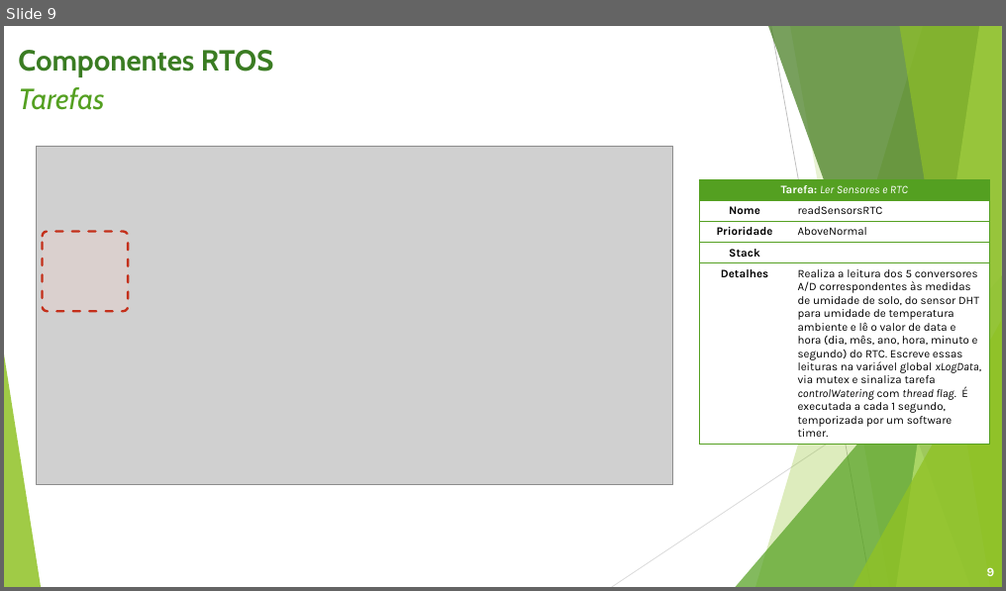
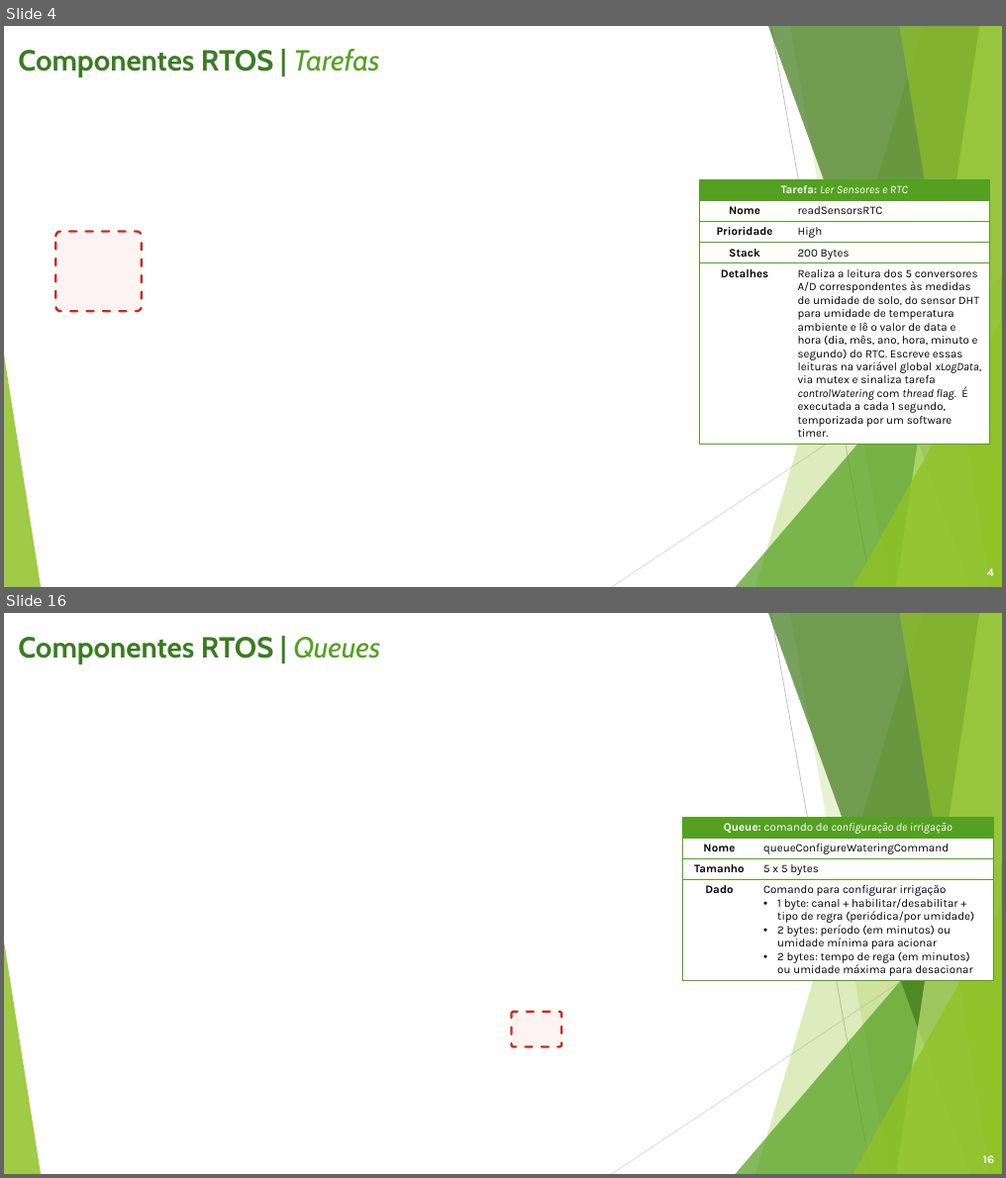
Before and after one commit to gabrielbrunheira/project-reggae, a slide deck: docs/IM420X - Projeto Reggae (Etapa 2).pptx. Shown one above the other, each under a label of ours: slide 9 before the commit, slides 4 and 16 after it; the slides between them are not shown. The pictures are 1006x591 and 1006x1178 pixels, drawn with LibreOffice and Linux fonts; fonts in the diff are those of the drawing; grey boxes stand for pictures; background and template pictures are left out. Boxes give left, top, right and bottom in pixels: in the first picture for what was removed or moved away, otherwise in the second. Text is boxed around its words. In the diff, an @@ line names an element or a change of style, - is before the commit and + after.

```diff
--- a/docs/IM420X - Projeto Reggae (Etapa 2).pptx
+++ b/docs/IM420X - Projeto Reggae (Etapa 2).pptx
@@ slide 16 added at bbox=[4, 613, 1002, 1174], background #FFFFFF; not listed: 10 template elements that a slide beside it also shows @@
@@ text added at bbox=[18, 637, 380, 664], 28 pt, text #3A7C22, bold @@
+Componentes RTOS | Queues
@@ table added at bbox=[683, 817, 994, 984], 4 rows, 2 columns @@
+Queue: comando de configuração de irrigação | 
+Nome | queueConfigureWateringCommand
+Tamanho | 5 x 5 bytes
+Dado | Comando para configurar irrigação / 1 byte: canal + habilitar/desabilitar + tipo de regra (periódica/por umidade) / 2 bytes: período (em minutos) ou umidade mínima para acionar / 2 bytes: tempo de rega (em minutos) ou umidade máxima para desacionar
@@ rounded rectangle added at bbox=[512, 1012, 561, 1048], fill #F8D2CC at 25% opacity, outline #C42F1A 2.25 pt dashed @@
@@ page number added at bbox=[983, 1156, 994, 1163], 11 pt, text #FFFFFF, bold @@
+16
@@ what was slide 9 is now slide 4 @@
@@ slide 4 changed as well @@
@@ text at bbox=[18, 49, 379, 77]: text changed @@
-Componentes RTOS
-Tarefas
+Componentes RTOS | Tarefas
@@ picture removed at bbox=[36, 146, 672, 485] @@
@@ table at bbox=[699, 180, 990, 452] @@
-row 3, column 2: AboveNormal
+row 3, column 2: High
-row 4, column 2: 
+row 4, column 2: 200 Bytes
@@ rounded rectangle: place and size @@
-rounded rectangle at bbox=[43, 232, 129, 312]
+rounded rectangle at bbox=[55, 232, 142, 312]
@@ page number at bbox=[987, 569, 994, 576]: text changed; size 12 to 11 pt @@
-9
+4
```
Also in this commit, not shown: 4 other slides changed, 17 other slides added, 14 slides removed, 4 other files.
